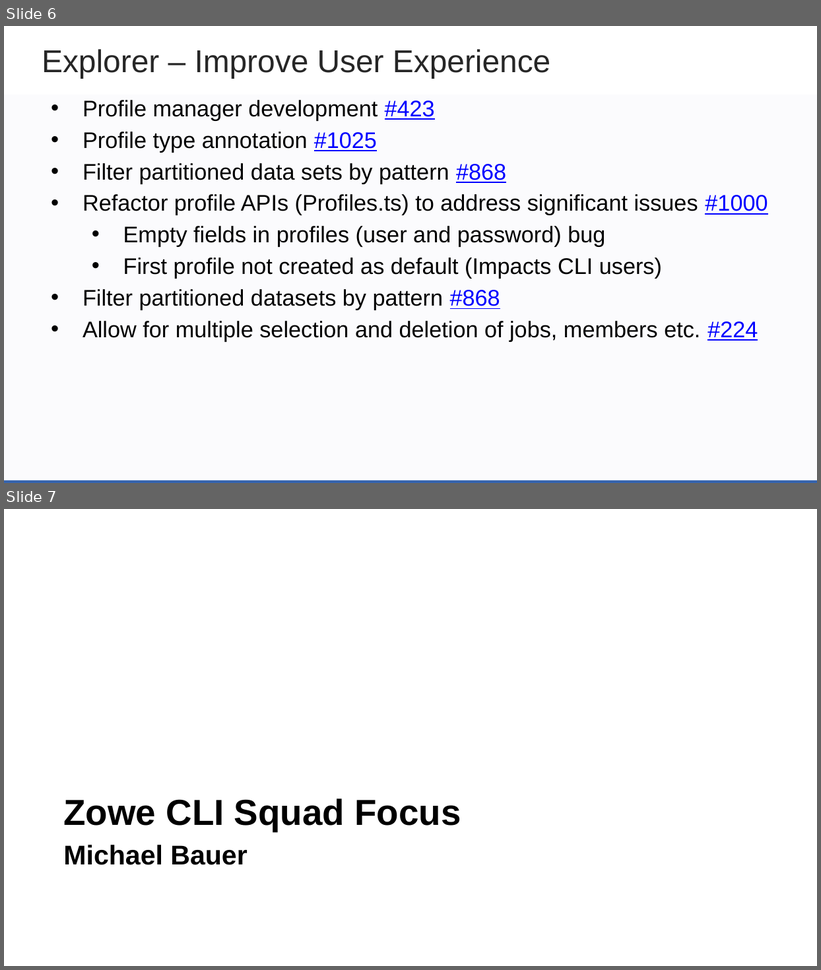
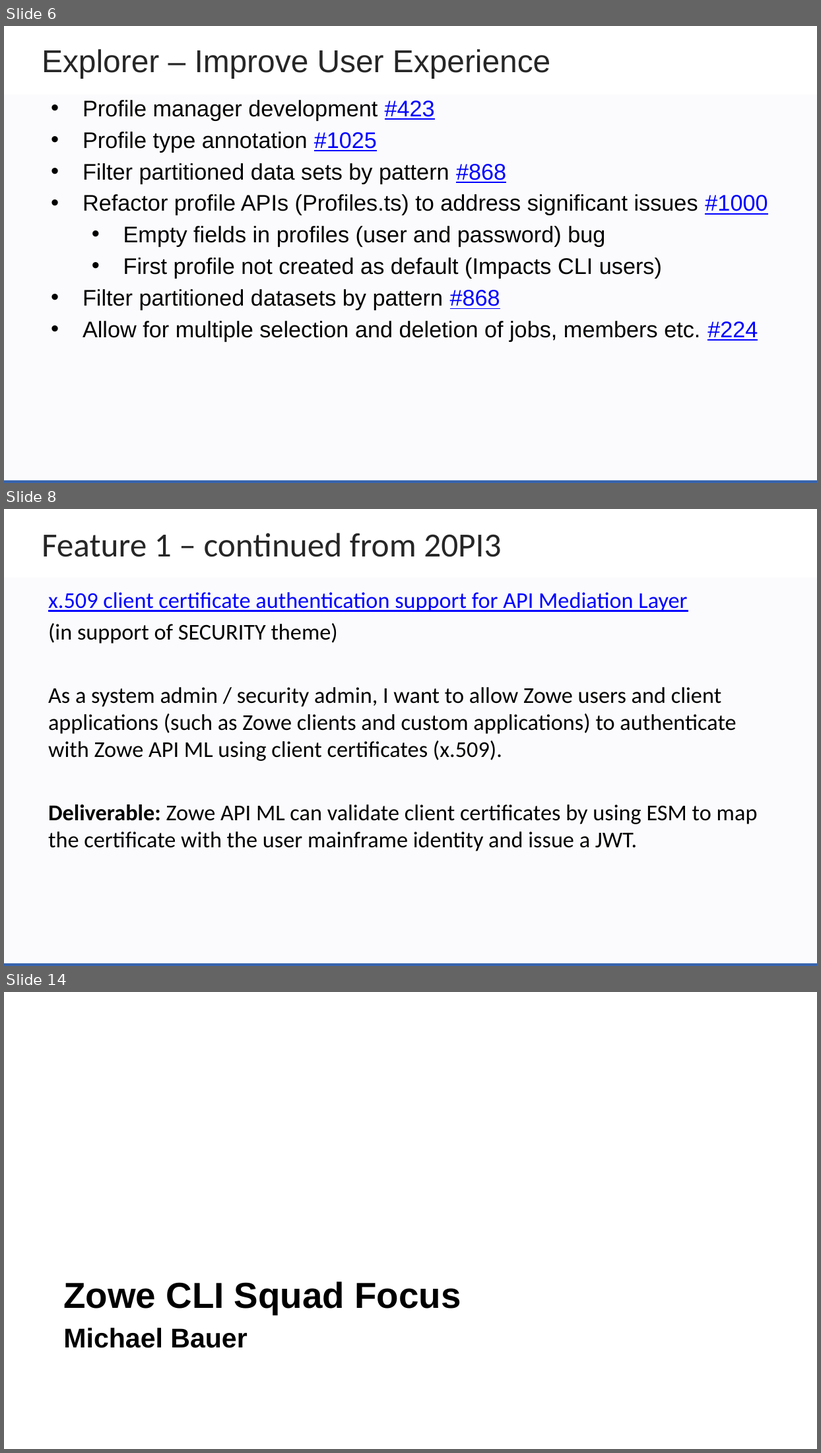
Before and after one commit to zowe/community, a slide deck: Project Management/PI Planning/20PI4 Planning/Zowe Community Squad Focus for 20PI4.pptx. Shown one above the other, each under a label of ours: slides 6 and 7 before the commit, slides 6, 8 and 14 after it; the slides between them are not shown. The pictures are 821x970 and 821x1453 pixels, drawn with LibreOffice and Linux fonts; fonts in the diff are those of the drawing; background and template pictures are left out. Boxes give left, top, right and bottom in pixels: in the first picture for what was removed or moved away, otherwise in the second. Text is boxed around its words. In the diff, an @@ line names an element or a change of style, - is before the commit and + after.

```diff
--- a/Project Management/PI Planning/20PI4 Planning/Zowe Community Squad Focus for 20PI4.pptx
+++ b/Project Management/PI Planning/20PI4 Planning/Zowe Community Squad Focus for 20PI4.pptx
@@ slide 8 added at [4, 509, 817, 966], background #FFFFFF; not listed: 2 template elements that a slide beside it also shows @@
@@ text added at [42, 533, 501, 557], 30 pt, text #262626 @@
+Feature 1 – continued from 20PI3
@@ text added at [48, 592, 758, 852], 20 pt, text #000000 @@
+x.509 client certificate authentication support for API Mediation Layer
+(in support of SECURITY theme)
+As a system admin / security admin, I want to allow Zowe users and client applications (such as Zowe clients and custom applications) to authenticate with Zowe API ML using client certificates (x.509).
+Deliverable: Zowe API ML can validate client certificates by using ESM to map the certificate with the user mainframe identity and issue a JWT.
@@ what was slide 7 is now slide 14 @@
```
Also in this commit, not shown: 1 slide changed, 6 other slides added.
